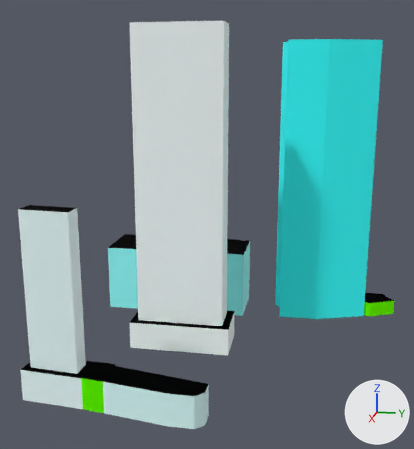
One commit to the glTF model web/public/assets/cities/chicago/tiles/-4_1.far.glb: the scene before it, then after it.
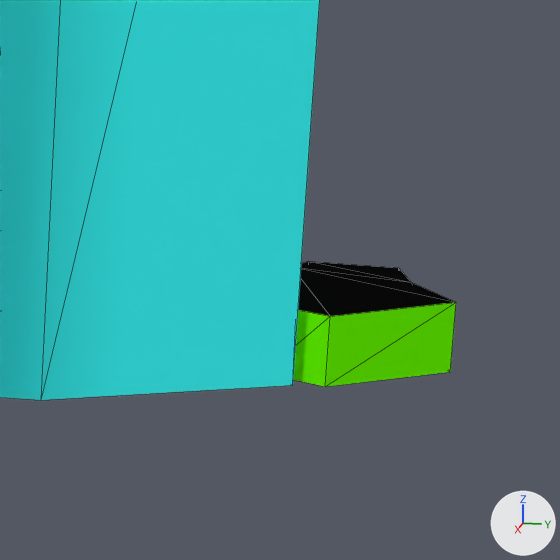
The first picture shows the older version from a 50 mm camera at (-493.0, 459.0, 190.0) aimed at (-892.0, 379.0, 90.0). The close-ups show the older and then the newer version on the part from 74% to 100% of the width and 54% to 78% of the height of that picture. Only the edits that show in the close-ups are written down. Lighting does not change. The marker at lower right points along +X, +Y and +Z. The close-ups show mesh edges as thin lines. Where no turn or scale is listed for an object, it has been applied to the vertices. Vertices at exactly the same position are counted once.

Names of what the first close-up shows: '-4_1_far'.
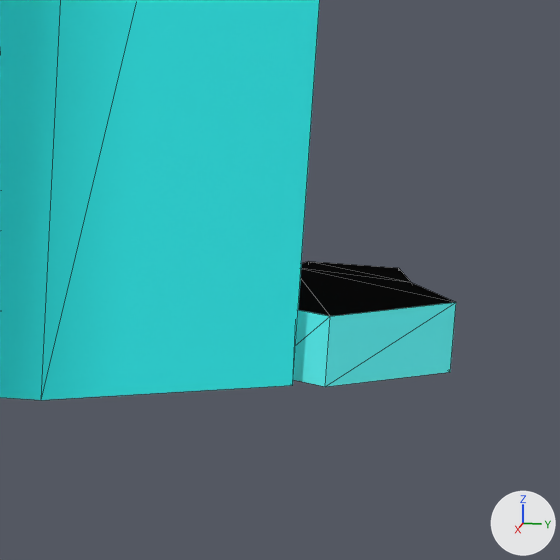
Pixel boxes [x1, y1, x2, y2] of what changed, in the close-ups (560 x 560 px):
part 1 of me_4_1_far, recoloured (green to cyan): [293, 302, 456, 387] in both

The change, as a list of edits to the scene's bpy script:
```text
Change me_4_1_far:
    where me_4_1_far.from_pydata(...)  # 112 vertices, 169 faces; spans x -129.0..129.0, y -121.0..121.0, z -114.0..114.0
    used by ob_4_1_far; location = (-902.9, 403.4, 114.5)
    me_4_1_far part 1: 26 faces centred in x -124.0..-60.0, y 40.0..119.0, z -112.0..-107.0 are repainted in the vertex colours; the middle colour goes from green #93ff00 to cyan #93ffff
```
